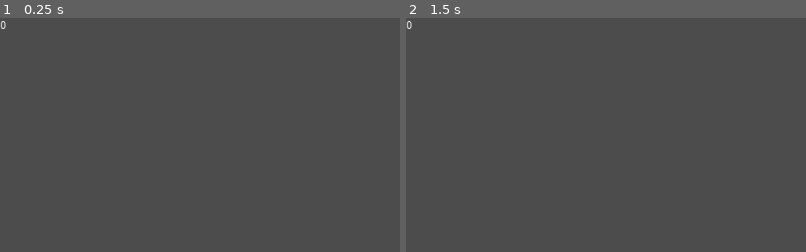
Above: before the commit, frames 1-2 (left to right).
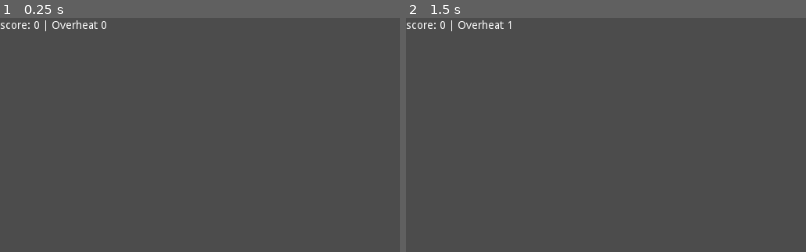
Above: after the commit, the same moments.

Repository: drarbego/Disparos
Game: Godot game, scene res://scenes/World.tscn
The game is run twice, just before and just after one commit, with the same random seed, the same clock (stepped at 60 frames per second) and the same inputs.
Inputs (mouse positions are % of the whole screen's width and height, from its top left):
- Up to frame 1 (0.25 s): no input
- Up to frame 2 (1.5 s): tap Enter at 0.5 s; move the mouse to (72, 45) at 0.52 s; hold D (right) 0.53-1.28 s; click (72, 45) at 0.6 s; move the mouse to (30, 55) at 1.27 s; hold S (down) from 1.28 s (still down); click (30, 55) at 1.35 s
The pictures show only the part of the screen within x 0-50%, y 0-50%; the shares and areas given below are measured in that part.

The runs differ from the first frame. In frame 1, 0.4% of the frame differs, in the area x 0-27%, y 0-6%; in frame 2, 0.4%.

Commit message:
updated GUI

Diff:
--- a/project.godot
+++ b/project.godot
@@ -30,7 +30,7 @@
  ]
 click=[ Object(InputEventMouseButton,"resource_local_to_scene":false,"resource_name":"","device":0,"alt":false,"shift": …(208 unchanged characters)…
  ]
-spawn=[ Object(InputEventKey,"resource_local_to_scene":false,"resource_name":"","device":0,"alt":false,"shift":false,"control":false,"meta":false,"command":false,"pressed":false,"scancode":78,"unicode":0,"echo":false,"script":null)
+powerUp=[ Object(InputEventKey,"resource_local_to_scene":false,"resource_name":"","device":0,"alt":false,"shift":false,"control":false,"meta":false,"command":false,"pressed":false,"scancode":32,"unicode":0,"echo":false,"script":null)
  ]
 
 [rendering]
--- a/scenes/GUI.tscn
+++ b/scenes/GUI.tscn
@@ -2,7 +2,7 @@
 
 [ext_resource path="res://scripts/GUI.gd" type="Script" id=1]
 
-[node name="GUI" type="MarginContainer" index="0"]
+[node name="GUI" type="MarginContainer"]
 
 anchor_left = 0.0
 anchor_top = 0.0
@@ -19,15 +19,52 @@
 script = ExtResource( 1 )
 _sections_unfolded = [ "Anchor", "Margin", "Rect" ]
 
-[node name="score" type="Label" parent="." index="0"]
+[node name="container" type="HBoxContainer" parent="." index="0"]
 
 anchor_left = 0.0
 anchor_top = 0.0
 anchor_right = 0.0
 anchor_bottom = 0.0
 margin_left = 8.0
+margin_right = 1024.0
+margin_bottom = 20.0
+rect_pivot_offset = Vector2( 0, 0 )
+rect_clip_content = false
+mouse_filter = 1
+mouse_default_cursor_shape = 0
+size_flags_horizontal = 1
+size_flags_vertical = 1
+alignment = 0
+
+[node name="scoreLbl" type="Label" parent="container" index="0"]
+
+anchor_left = 0.0
+anchor_top = 0.0
+anchor_right = 0.0
+anchor_bottom = 0.0
 margin_top = 3.0
-margin_right = 1024.0
+margin_right = 39.0
+margin_bottom = 17.0
+rect_pivot_offset = Vector2( 0, 0 )
+rect_clip_content = false
+mouse_filter = 2
+mouse_default_cursor_shape = 0
+size_flags_horizontal = 1
+size_flags_vertical = 4
+text = "score:"
+percent_visible = 1.0
+lines_skipped = 0
+max_lines_visible = -1
+
+[node name="score" type="Label" parent="container" index="1"]
+
+anchor_left = 0.0
+anchor_top = 0.0
+anchor_right = 0.0
+anchor_bottom = 0.0
+margin_left = 43.0
+margin_top = 3.0
+margin_right = 51.0
 margin_bottom = 17.0
 rect_pivot_offset = Vector2( 0, 0 )
 rect_clip_content = false
@@ -39,3 +76,45 @@
 percent_visible = 1.0
 lines_skipped = 0
 max_lines_visible = -1
+
+[node name="overheatLbl" type="Label" parent="container" index="2"]
+
+anchor_left = 0.0
+anchor_top = 0.0
+anchor_right = 0.0
+anchor_bottom = 0.0
+margin_left = 55.0
+margin_top = 3.0
+margin_right = 125.0
+margin_bottom = 17.0
+rect_pivot_offset = Vector2( 0, 0 )
+rect_clip_content = false
+mouse_filter = 2
+mouse_default_cursor_shape = 0
+size_flags_horizontal = 1
+size_flags_vertical = 4
+text = "| Overheat"
+percent_visible = 1.0
+lines_skipped = 0
+max_lines_visible = -1
+
+[node name="overheat" type="Label" parent="container" index="3"]
+
+anchor_left = 0.0
+anchor_top = 0.0
+anchor_right = 0.0
+anchor_bottom = 0.0
+margin_left = 129.0
+margin_top = 3.0
+margin_right = 137.0
+margin_bottom = 17.0
+rect_pivot_offset = Vector2( 0, 0 )
+rect_clip_content = false
+mouse_filter = 2
+mouse_default_cursor_shape = 0
+size_flags_horizontal = 1
+size_flags_vertical = 4
+text = "0"
+percent_visible = 1.0
+lines_skipped = 0
+max_lines_visible = -1
--- a/scenes/World.tscn
+++ b/scenes/World.tscn
@@ -18,6 +18,5 @@
 
 minWaitTime = 1.0
 maxWaitTime = 5.0
-testMode = true
 
 [node name="GUI" parent="." index="2" instance=ExtResource( 4 )]
--- /dev/null
+++ b/scenes/canShootTimer.gd
@@ -0,0 +1,19 @@
+extends Timer
+var secondsLeft
+# class member variables go here, for example:
+# var a = 2
+# var b = "textvar"
+func set_wait_time(time):
+	self.wait_time = time
+	self.secondsLeft = time
+	print('wait time set to ', time)
+
+func _ready():
+	secondsLeft = self.get_wait_time()
+
+func _process(delta):
+	var diff = secondsLeft - get_time_left()
+	if diff >= 1:
+		secondsLeft = secondsLeft - 1
+		print('secondsLeft = ', secondsLeft)
+		get_node('/root/world/').setOverheat(secondsLeft)
--- a/scenes/player.tscn
+++ b/scenes/player.tscn
@@ -1,14 +1,15 @@
-[gd_scene load_steps=4 format=2]
+[gd_scene load_steps=5 format=2]
 
 [ext_resource path="res://scripts/player.gd" type="Script" id=1]
 [ext_resource path="res://sprites/player.png" type="Texture" id=2]
+[ext_resource path="res://scenes/canShootTimer.gd" type="Script" id=3]
 
 [sub_resource type="RectangleShape2D" id=1]
 
 custom_solver_bias = 0.0
 extents = Vector2( 16, 16 )
 
-[node name="player" type="Area2D" groups=[
+[node name="player" type="Area2D" index="0" groups=[
 "player",
 ]]
 
@@ -41,5 +42,6 @@
 wait_time = 1.0
 one_shot = false
 autostart = false
+script = ExtResource( 3 )
 
 [connection signal="timeout" from="canShoot" to="." method="_on_canShoot_timeout"]
--- a/scenes/spawner.tscn
+++ b/scenes/spawner.tscn
@@ -2,11 +2,11 @@
 
 [ext_resource path="res://scripts/spawner.gd" type="Script" id=1]
 
-[node name="spawner" type="Node" index="0"]
+[node name="spawner" type="Node"]
 
 script = ExtResource( 1 )
 minWaitTime = 0.0
-maxWaitTime = 1.0
+maxWaitTime = 2.0
 
 [node name="timer" type="Timer" parent="." index="0"]
 
--- a/scripts/GUI.gd
+++ b/scripts/GUI.gd
@@ -1,5 +1,9 @@
 extends MarginContainer
 
 func updateScore(score):
-	var scoreLabel = get_node('score')
+	var scoreLabel = get_node('container/score')
 	scoreLabel.set_text(str(score))
+
+func updateOverheat(overheat):
+	var overheatLbl = get_node('container/overheat')
+	overheatLbl.set_text(str(overheat))
--- a/scripts/World.gd
+++ b/scripts/World.gd
@@ -1,10 +1,27 @@
 extends Node2D
 var score
+var overheat
 
 func _ready():
 	score = 0
+	overheat = 0
 
 func addToScore(diff):
-	score = score + diff
+	var newScore = score + diff
+	score =  newScore if newScore >= 0 else 0
 	var GUI = get_node('GUI')
 	GUI.updateScore(score)
+
+func setOverheat(value):
+	overheat = value
+	var GUI = get_node('GUI')
+	GUI.updateOverheat(value)
+
+func getGunWaitTime():
+	var counter = 0
+	for enemy in get_tree().get_nodes_in_group('enemies'):
+		if enemy.isAttachedToPlayer:
+			counter = counter + 1
+	var waitTime = counter if counter > 1 else 1
+	setOverheat(waitTime)
+	return waitTime
--- a/scripts/player.gd
+++ b/scripts/player.gd
@@ -5,7 +5,7 @@
 var canShoot = true
 var canShootTimer
 
-func get_velocity(delta):
+func getVelocity(delta):
 	var velocity = Vector2()
 	if Input.is_action_pressed('right'):
 		velocity.x += 1
@@ -17,7 +17,7 @@
 		velocity.y -= 1
 	return velocity.normalized() * speed * delta
 
-func fire_listener():
+func handleUserInput():
 	if Input.is_action_just_released('click') && canShoot:
 		var bullet = Bullet.instance()
 		bullet.position = position
@@ -26,10 +26,12 @@
 
 		canShoot = false
 
-		canShootTimer.wait_time = len(get_tree().get_nodes_in_group('enemies'))
+		var waitTime = world.getGunWaitTime()
+		print('wait time = ', waitTime)
+		canShootTimer.set_wait_time(waitTime)
 		canShootTimer.start()
 
-func look_at_mouse():
+func lookAtMouse():
 	var mouse_pos = get_global_mouse_position()
 	var angle = position.angle_to_point(mouse_pos)
 	rotation = angle + PI/2
@@ -39,9 +41,10 @@
 	canShootTimer = get_node('canShoot')
 
 func _process(delta):
-	look_at_mouse()
-	fire_listener()
-	position += get_velocity(delta)
+	lookAtMouse()
+	handleUserInput()
+	position += getVelocity(delta)
 
 func _on_canShoot_timeout():
 	canShoot = true
+	get_node('/root/world/').setOverheat(0)
